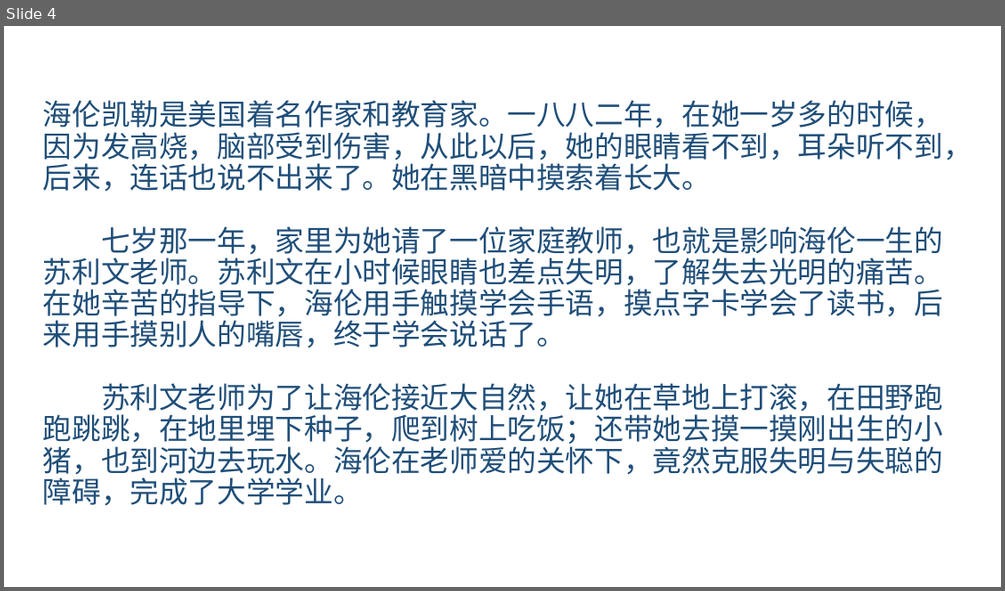
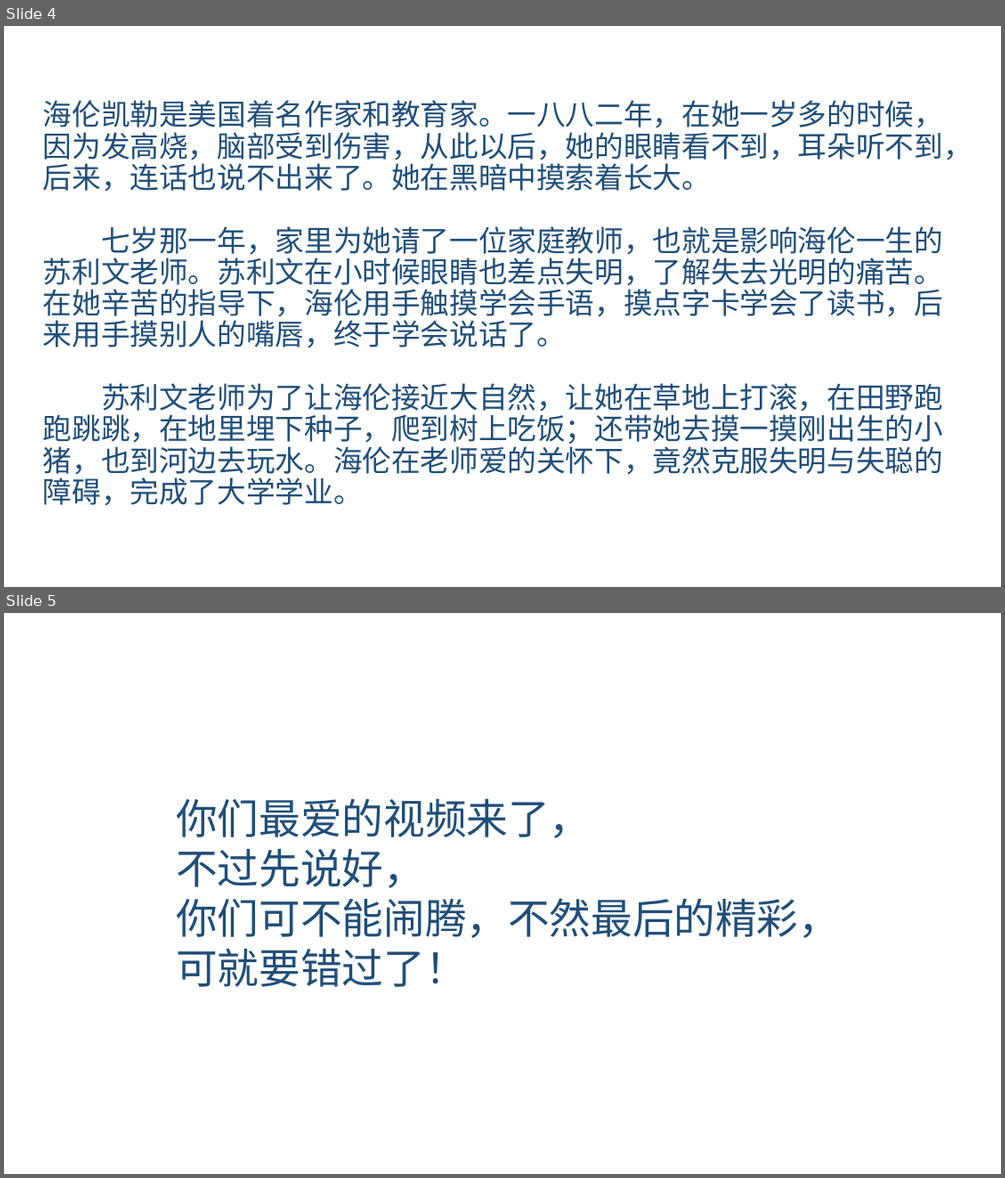
Before and after one commit to jeefies/ppt, a slide deck: 坚持.pptx. Shown one above the other, each under a label of ours: slide 4 before the commit, slides 4 and 5 after it. The pictures are 1005x591 and 1005x1178 pixels, drawn with LibreOffice and Linux fonts; fonts in the diff are those of the drawing. Boxes give left, top, right and bottom in pixels: in the first picture for what was removed or moved away, otherwise in the second. Text is boxed around its words. In the diff, an @@ line names an element or a change of style, - is before the commit and + after.

```diff
--- a/坚持.pptx
+++ b/坚持.pptx
@@ slide 5 added at (4, 613, 1001, 1174), background #FFFFFF @@
@@ text added at (176, 798, 840, 987), 40 pt, text #1F4E79 @@
+你们最爱的视频来了，
+不过先说好，
+你们可不能闹腾，不然最后的精彩，
+可就要错过了！
```
Also in this commit, not shown: 2 other slides added, 2 slides removed, 1 other file.
